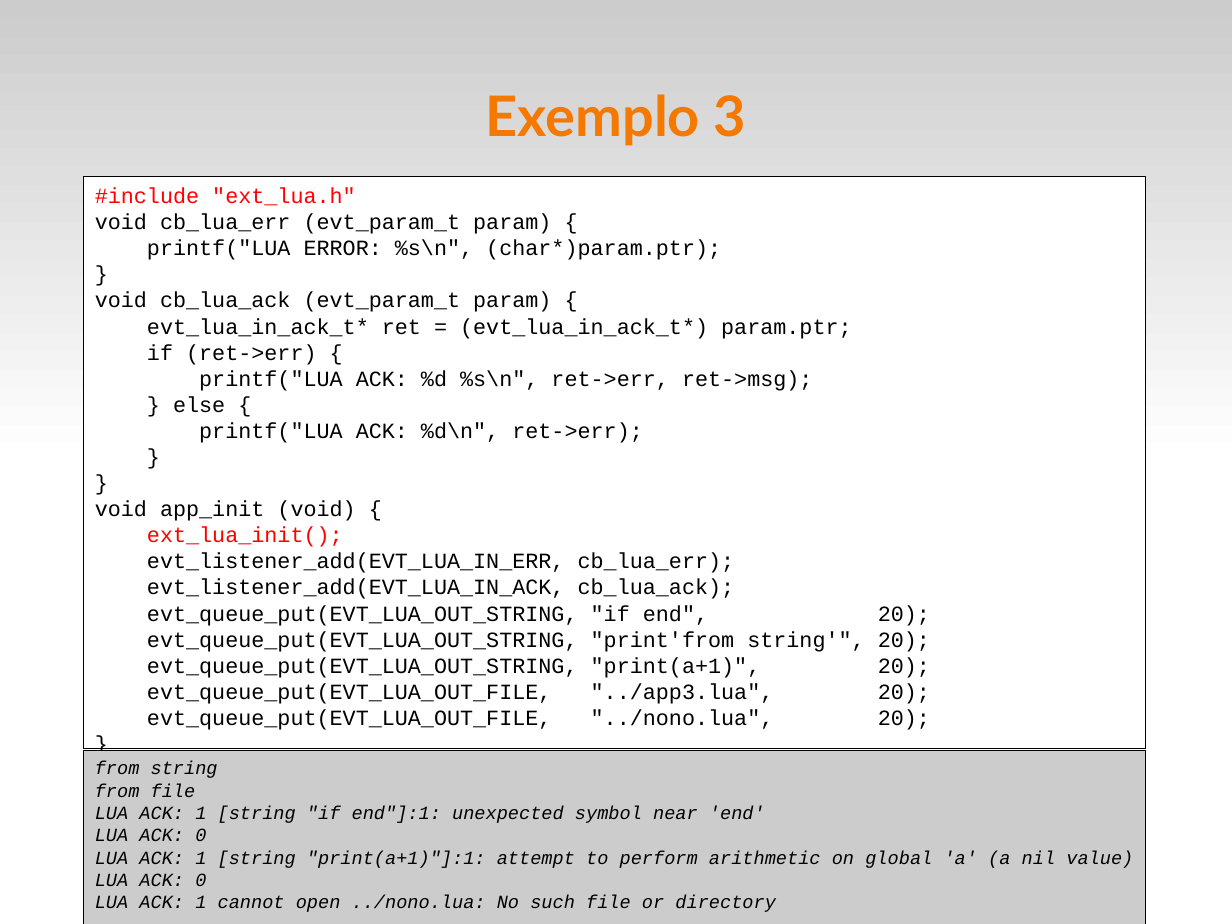
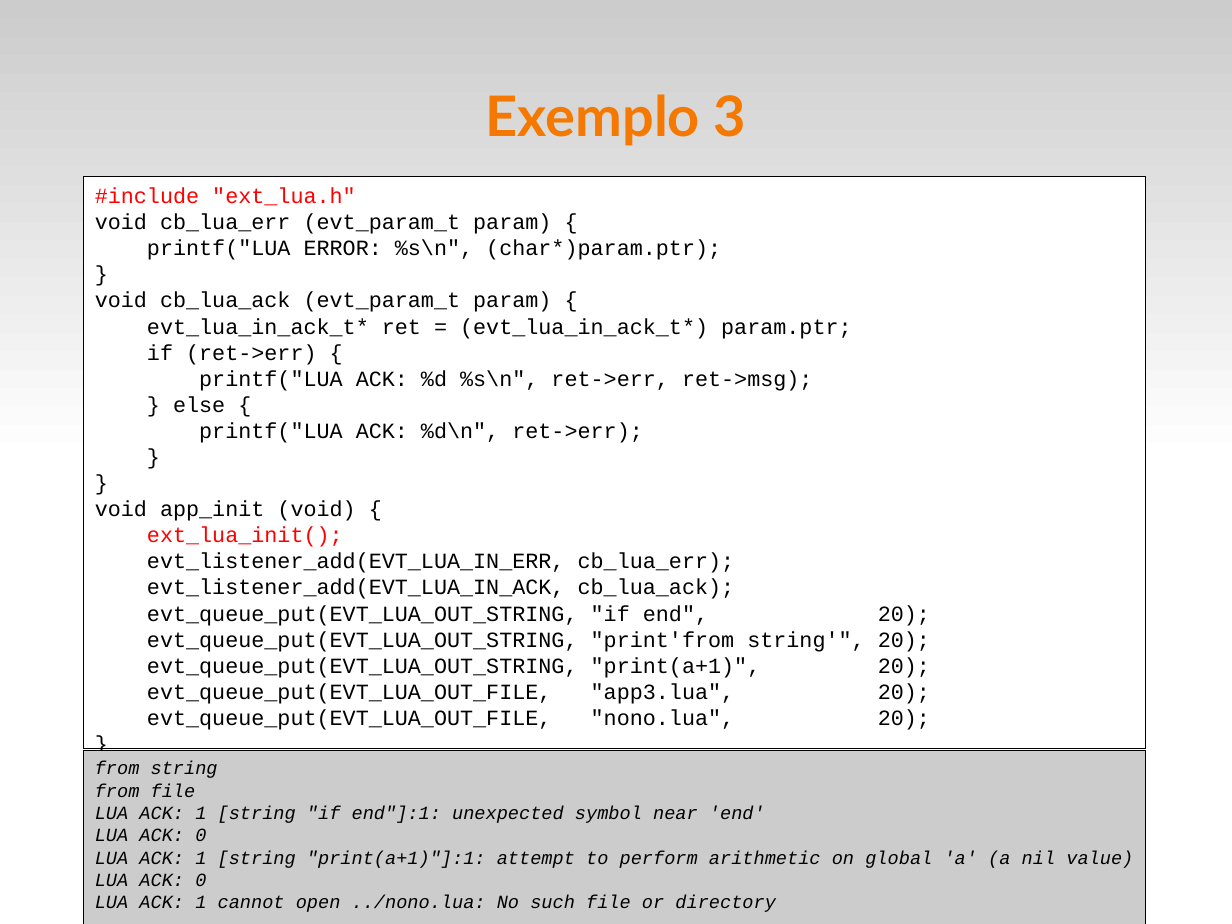
Before and after one commit to fsantanna/events, a slide deck: slide 12 of evt.odp. Drawn at 1232x924 pixels with LibreOffice and Linux fonts; fonts in the diff are those of the drawing. Boxes give left, top, right and bottom in pixels: in the first picture for what was removed or moved away, otherwise in the second. Text is boxed around its words. In the diff, an @@ line names an element or a change of style, - is before the commit and + after.

```diff
--- a/evt.odp
+++ b/evt.odp
@@ text in rectangle at [147, 683, 930, 730]: text changed @@
-evt_queue_put(EVT_LUA_OUT_FILE, "../app3.lua", 20);
-evt_queue_put(EVT_LUA_OUT_FILE, "../nono.lua", 20);
+evt_queue_put(EVT_LUA_OUT_FILE, "app3.lua", 20);
+evt_queue_put(EVT_LUA_OUT_FILE, "nono.lua", 20);
```
Also in this commit, not shown: 2 other slides changed, 3 slides added, 21 slides removed, 4 other files.
